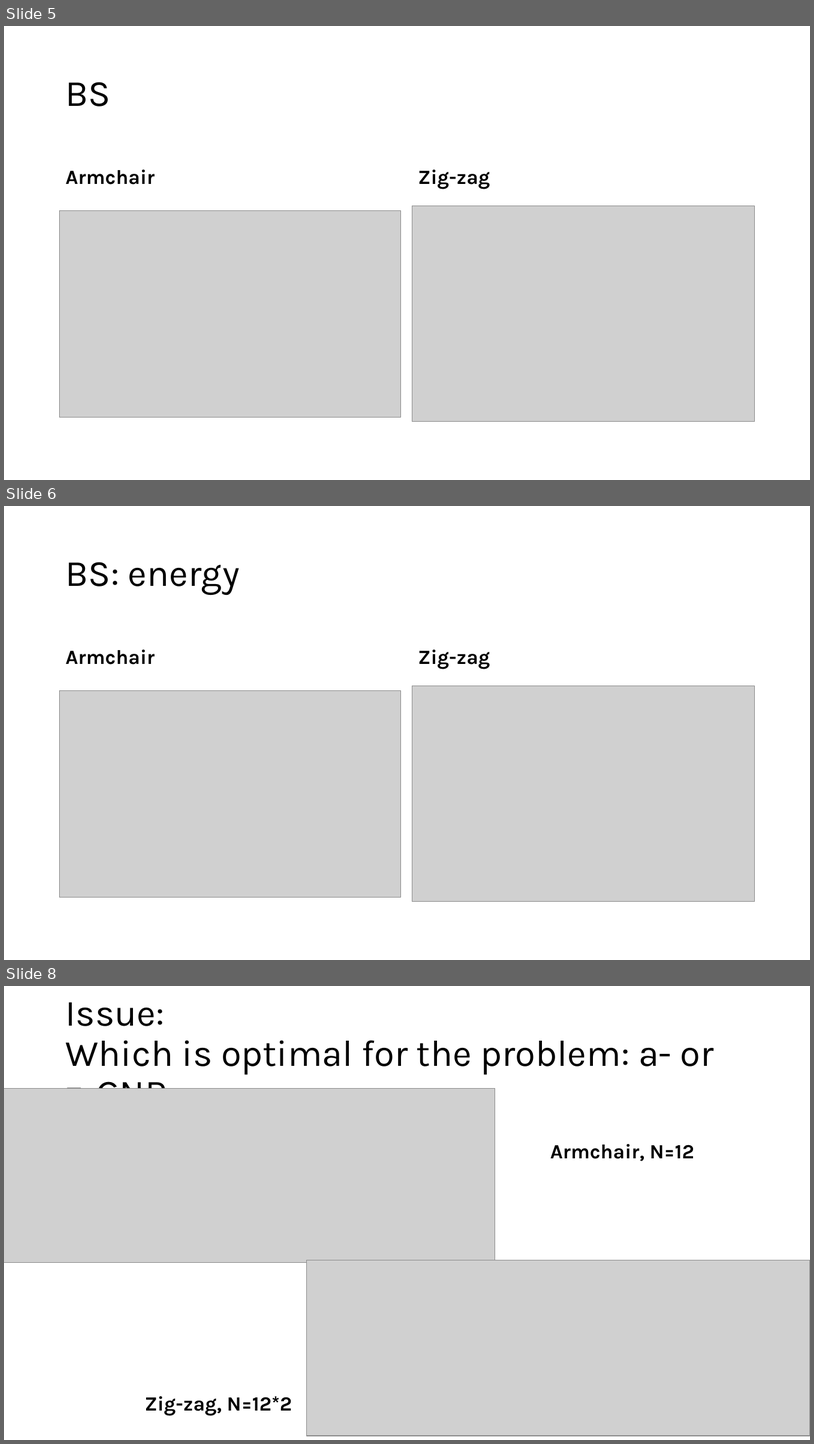
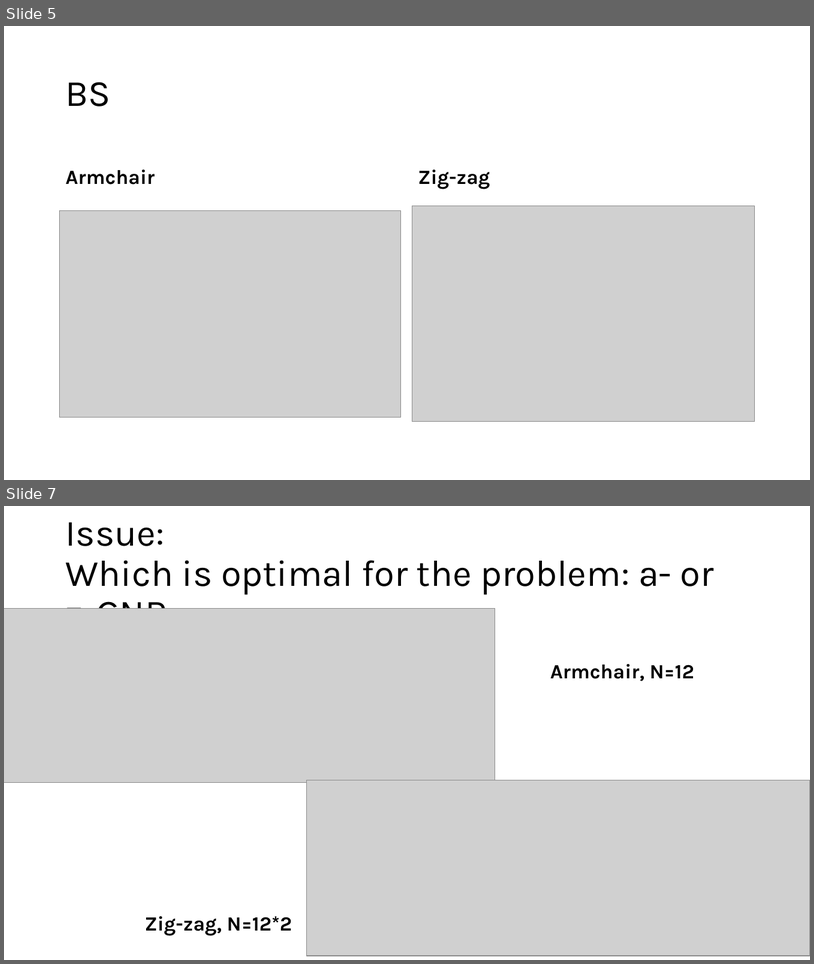
Before and after one commit to BastianValhoj/QTM-ML, a slide deck: meeting_notes/understanding_edge-states.pptx. Shown one above the other, each under a label of ours: slides 5, 6 and 8 before the commit, slides 5 and 7 after it; the slides between them are not shown. The pictures are 814x1444 and 814x964 pixels, drawn with LibreOffice and Linux fonts; fonts in the diff are those of the drawing; grey boxes stand for pictures. Boxes give left, top, right and bottom in pixels: in the first picture for what was removed or moved away, otherwise in the second. Text is boxed around its words. In the diff, an @@ line names an element or a change of style, - is before the commit and + after.

```diff
--- a/meeting_notes/understanding_edge-states.pptx
+++ b/meeting_notes/understanding_edge-states.pptx
@@ slide 6 removed at [4,506,810,960], background #FFFFFF @@
@@ title removed at [66,562,240,595] @@
-BS: energy
@@ text removed at [66,649,155,664] @@
-Armchair
@@ text removed at [418,649,490,669] @@
-Zig-zag
@@ picture removed at [413,685,755,901] @@
@@ picture removed at [60,691,401,897] @@
@@ what was slide 8 is now slide 7 @@
```
Also in this commit, not shown: 1 slide changed, 4 other files.
